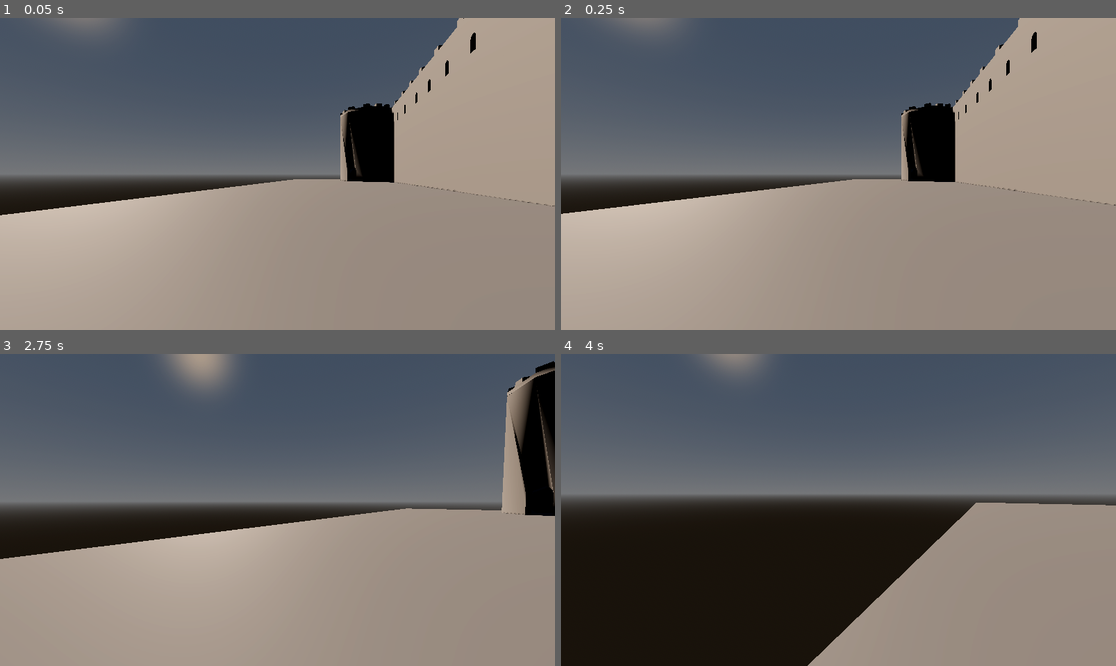
Above: before the commit, frames 1-4 (two rows, left to right).
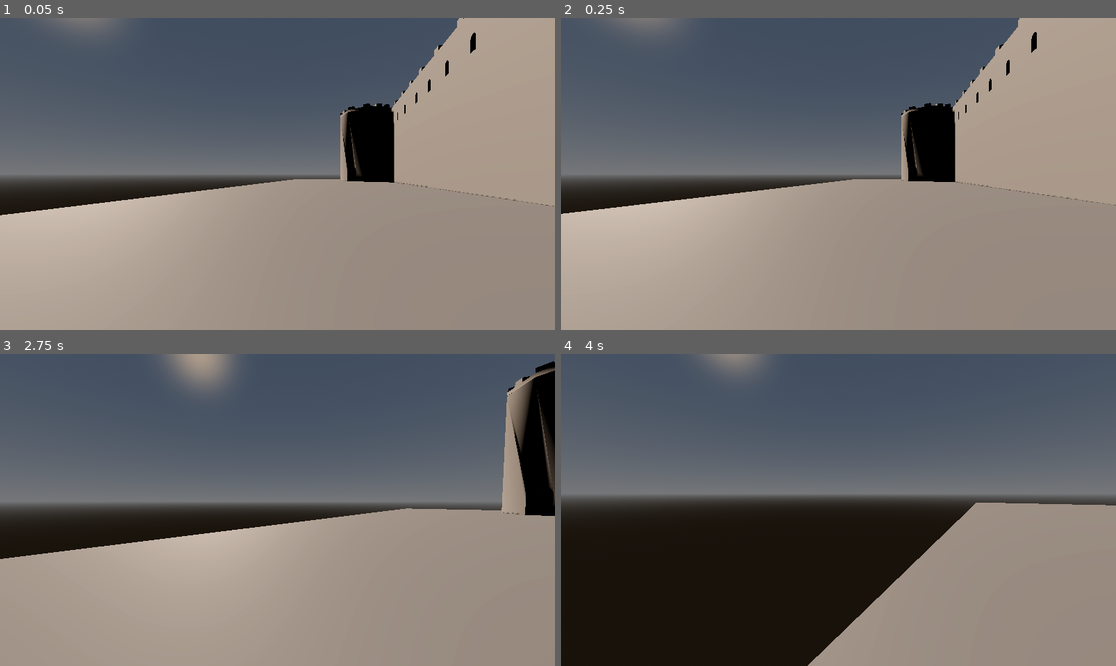
Above: after the commit, the same moments.

Repository: christianmf13/fuller-christian-3d-caper-crew
Game: Godot game, scene res://scenes/levels/level_01.tscn
Two runs of this game, one before a commit and one after it. Both use one fixed random seed, a clock stepped at 60 frames per second and the inputs below.
Inputs (mouse positions are in pixels of both pictures, inside the frame that each line leads up to):
- Up to frame 1 (0.05 s): no input
- Up to frame 2 (0.25 s): no input
- Up to frame 3 (2.75 s): tap Enter (ui_accept) at 0.5, 0.77, 1.52 s; move the mouse to (399, 494) at 0.52 s; hold Right (ui_right) 0.53-1.28 s; tap F (freefly) at 0.6, 2.1 s; click (399, 494) at 0.67 s; move the mouse to (249, 510) at 1.27 s; hold Up (ui_up) from 1.28 s (still down); tap Shift (sprint) at 1.35 s; move the mouse to (288, 503) at 2.02 s
- Up to frame 4 (4 s): keep holding Up (ui_up); move the mouse to (832, 516) at 2.77 s; tap Shift (sprint) at 2.85 s; click (832, 516) at 2.92 s; tap Enter (ui_accept) at 3.02, 3.77 s; move the mouse to (877, 513) at 3.52 s; tap F (freefly) at 3.6 s

The runs differ from the first frame. In frame 1, less than 0.1% of the frame differs, in the area x 61-100%, y 28-61%; in frame 2, less than 0.1%; in frame 3, less than 0.1%; in frame 4, nothing differs.

Commit message:
fixed shadow setting
stopped light clipping through walls

Diff:
--- a/scenes/levels/level_01.tscn
+++ b/scenes/levels/level_01.tscn
@@ -27,6 +27,7 @@
 transform = Transform3D(0.88941646, 0.2542815, -0.37984115, 0, 0.8309845, 0.55629563, 0.45709777, -0.49477848, 0.7390913, 0, 0, 0)
 light_color = Color(1, 0.8862745, 0.78431374, 1)
 shadow_enabled = true
+directional_shadow_max_distance = 130.7
 
 [node name="Castle" type="CSGCombiner3D" parent="." unique_id=1251553216]
 use_collision = true
